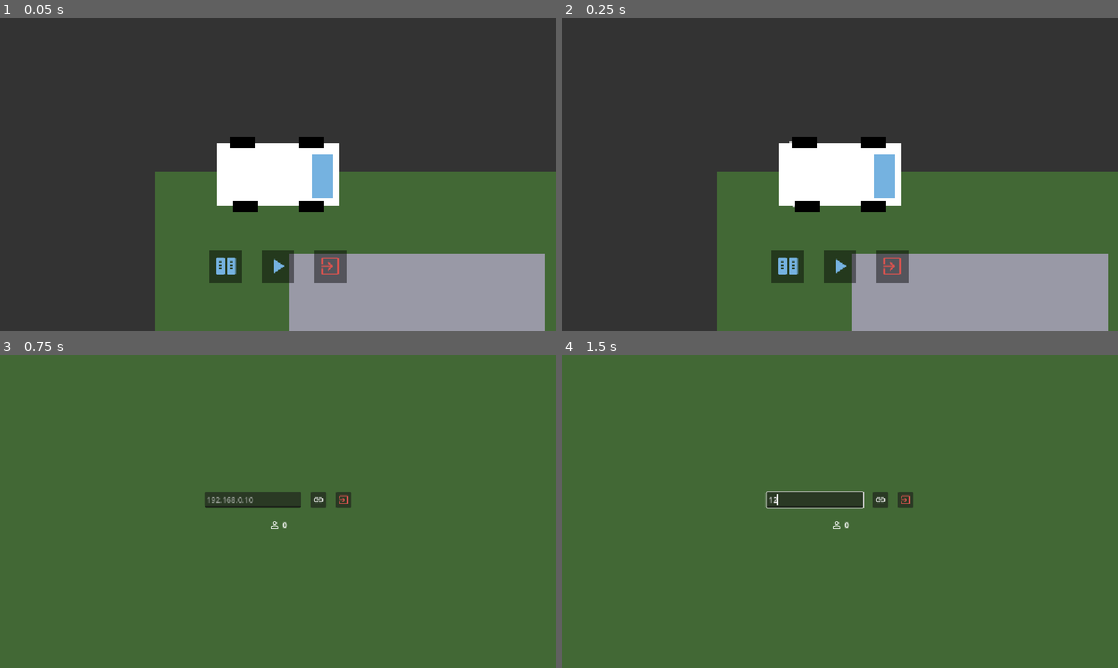
Above: before the commit, frames 1-4 (two rows, left to right).
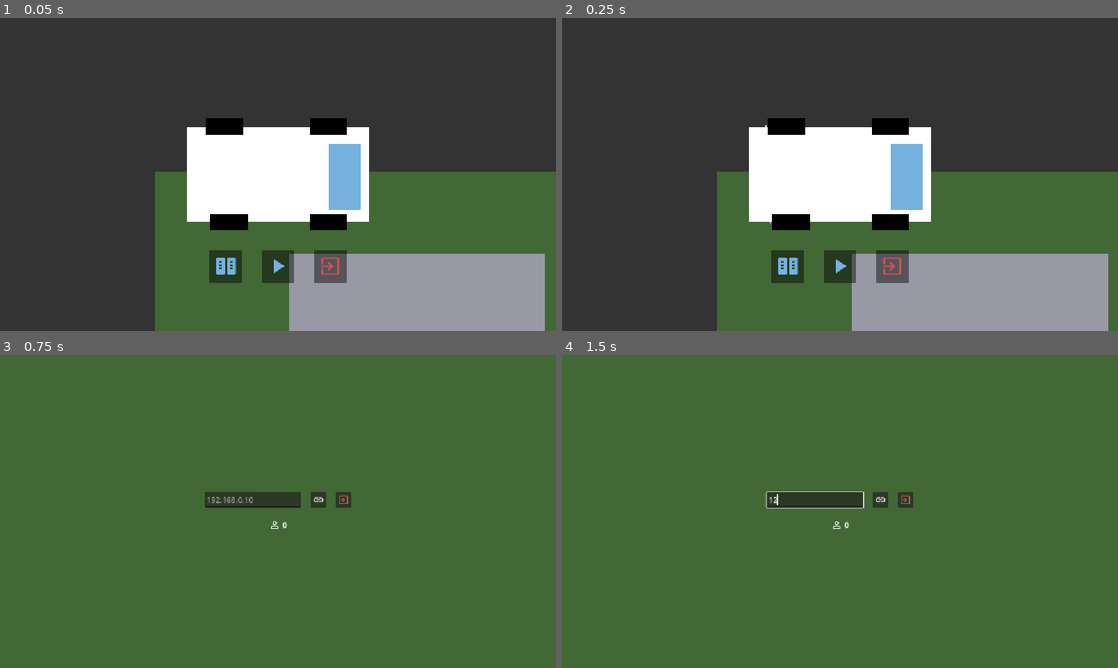
Above: after the commit, the same moments.

Repository: Bolb2019/Nexus
Game: Godot game, scene res://Menu/menu.tscn
Two runs of this game, one before a commit and one after it. Both use one fixed random seed, a clock stepped at 60 frames per second and the inputs below.
Inputs (mouse positions are in pixels of both pictures, inside the frame that each line leads up to):
- Up to frame 1 (0.05 s): no input
- Up to frame 2 (0.25 s): no input
- Up to frame 3 (0.75 s): click (278, 602) at 0.5 s
- Up to frame 4 (1.5 s): click (812, 498) at 1.27 s; type "12" at 1.35 s

The runs differ from the first frame. In frame 1, 7.2% of the frame differs, in the area x 33-67%, y 32-68%; in frame 2, 7.2%; in frame 3, nothing differs; in frame 4, nothing differs.

Commit message:
fix: larger player

Diff:
--- a/nexus/Player/Player_movement.gd
+++ b/nexus/Player/Player_movement.gd
@@ -17,7 +17,7 @@
 
 func _physics_process(delta: float) -> void:
 	if controlled:
-		scale = Vector2(1 + float(GlobalStats.score / 100.0), 1 + float(GlobalStats.score / 100.0))
+		scale = Vector2(1 + float(GlobalStats.score / 100.0), 1 + float(GlobalStats.score / 100.0))*1.5
 
 		var direction := Vector2.RIGHT.rotated(rotation)
 
